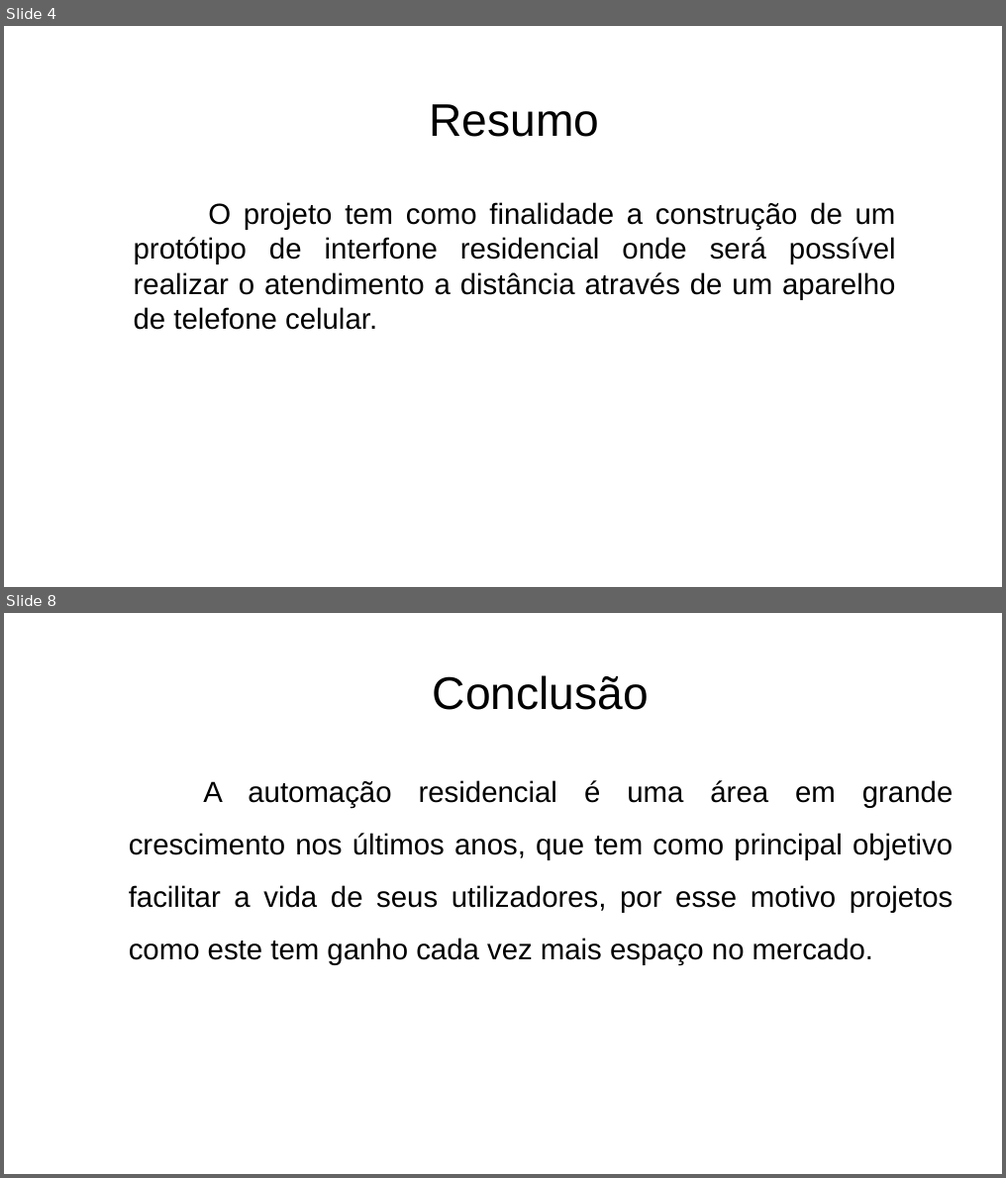
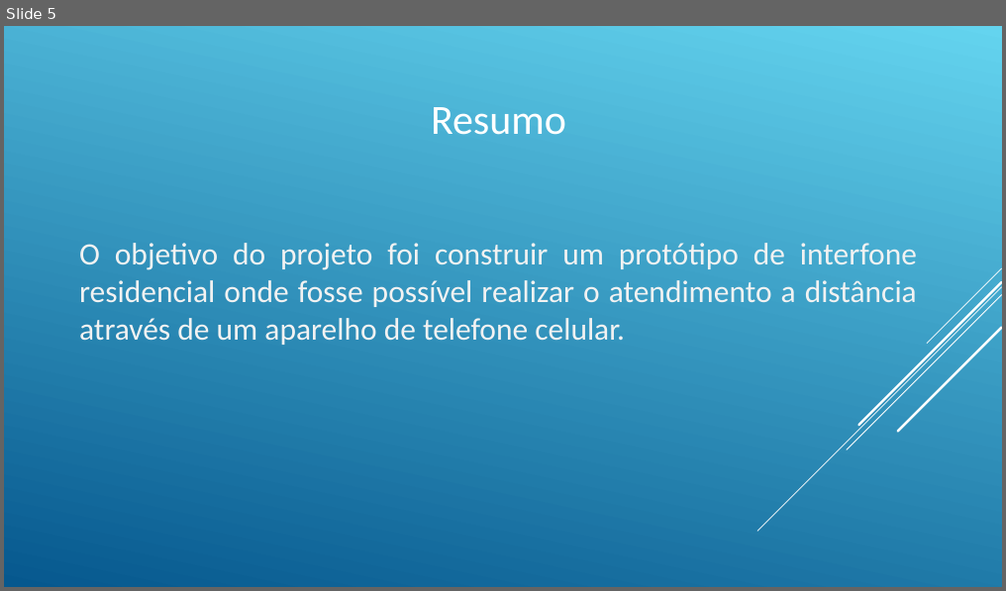
Before and after one commit to rsalcir/tcc-eng-comp, a slide deck: Documentos/TCC 2/Apresentação TCC.ppt. Shown one above the other, each under a label of ours: slides 4 and 8 before the commit, slide 5 after it; the slides between them are not shown. The pictures are 1006x1178 and 1006x591 pixels, drawn with LibreOffice and Linux fonts; fonts in the diff are those of the drawing. Boxes give left, top, right and bottom in pixels: in the first picture for what was removed or moved away, otherwise in the second. Text is boxed around its words. In the diff, an @@ line names an element or a change of style, - is before the commit and + after.

```diff
--- a/Documentos/TCC 2/Apresentação TCC.ppt
+++ b/Documentos/TCC 2/Apresentação TCC.ppt
@@ slide 8 removed at box(4, 613, 1002, 1174), background #FFFFFF @@
@@ text removed at box(433, 675, 648, 710) @@
-Conclusão
@@ text removed at box(129, 780, 952, 964) @@
-A automação residencial é uma área em grande crescimento nos últimos anos, que tem como principal objetivo facilitar a vida de seus utilizadores, por esse motivo projetos como este tem ganho cada vez mais espaço no mercado.
@@ what was slide 4 is now slide 5 @@
@@ slide 5 changed as well @@
@@ background #FFFFFF to gradient #64D4EF to #06588E @@
@@ text "Resumo" at box(431, 107, 566, 135): size 44 to 40 pt, font Arial to Calibri, text colour #000000 to #FFFFFF @@
@@ text at box(79, 243, 917, 345): text changed; size 28 to 30 pt; font Arial to Calibri; text colour #000000 to #F2F2F2 @@
-O projeto tem como finalidade a construção de um protótipo de interfone residencial onde será possível realizar o atendimento a distância através de um aparelho de telefone celular.
+O objetivo do projeto foi construir um protótipo de interfone residencial onde fosse possível realizar o atendimento a distância através de um aparelho de telefone celular.
@@ group added at box(757, 269, 1001, 531): 5 lines @@
```
Also in this commit, not shown: 6 other slides changed, 4 slides added, 1 other slide removed, 5 other files.
